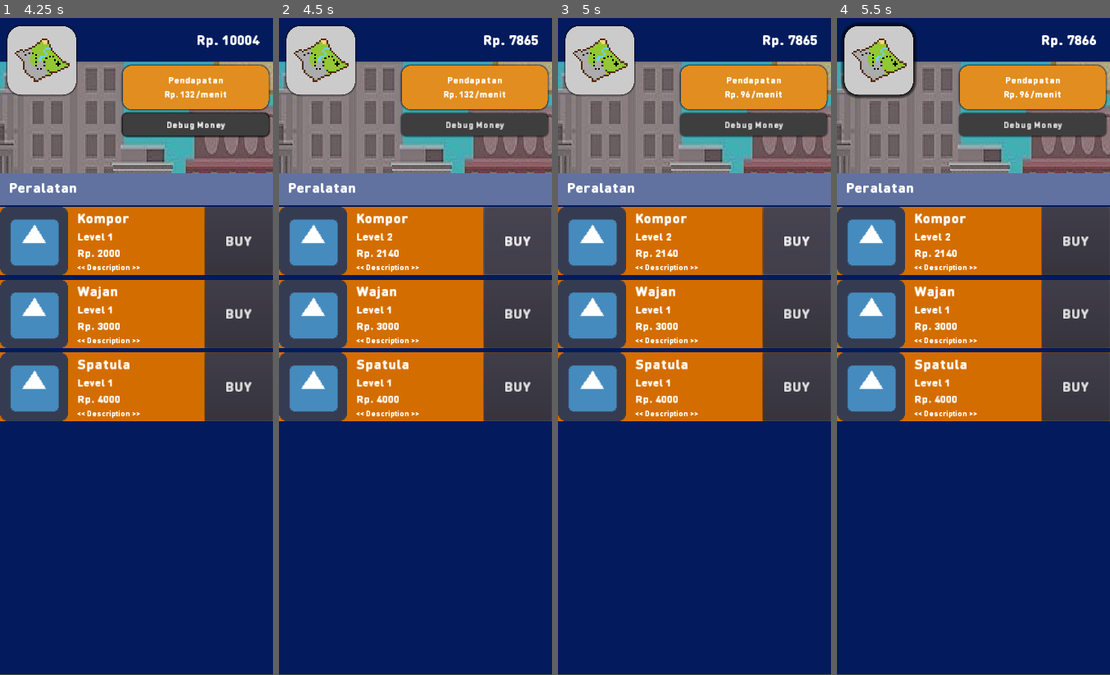
Above: before the commit, frames 1-4 (left to right).
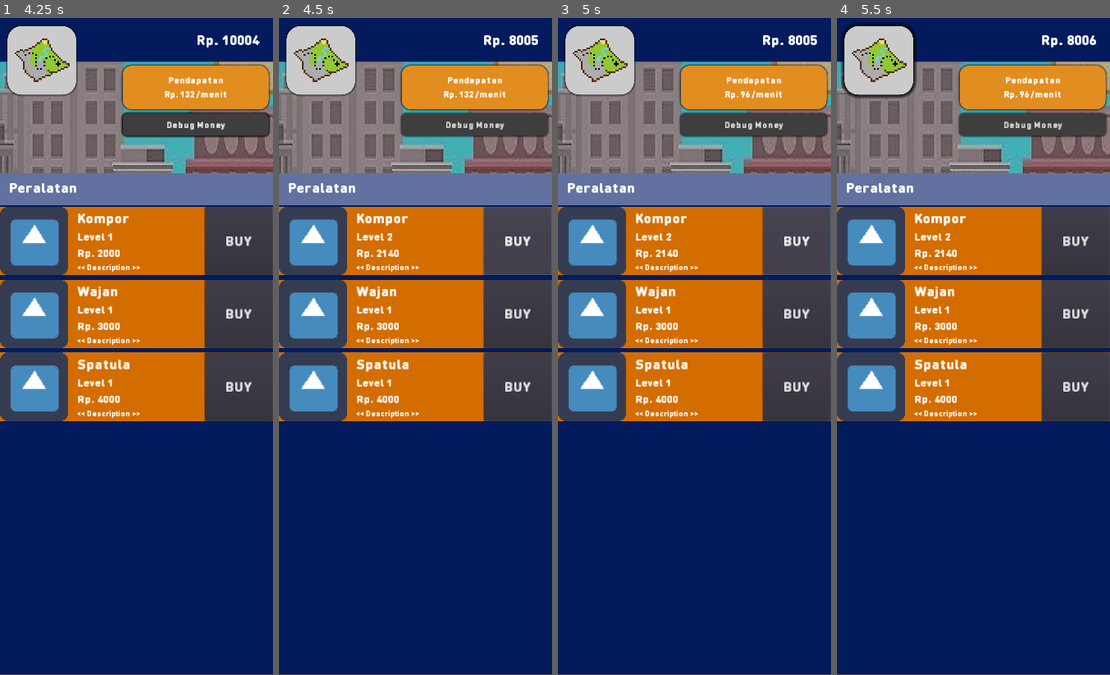
Above: after the commit, the same moments.

Repository: Zakcrust/idlegame-project
Game: Godot game, scene res://Src/View/TestView.tscn
Same seed, same stepped clock (60 frames per second), same inputs: the game is played once before the commit and once after it. The engine's default icon, where the game draws it, is replaced by a stand-in: a white triangle on a blue panel in a dark square.
Inputs (mouse positions are in pixels of both pictures, inside the frame that each line leads up to):
- Up to frame 1 (4.25 s): click "Peralatan" at 0.5 s; click "BUY" at 1.25 s; click "Ok" at 2 s; click (40, 57) at 2.75 s; click "Debug Money" at 3.5 s
- Up to frame 2 (4.5 s): click "BUY" at 4.25 s
- Up to frame 3 (5 s): no input
- Up to frame 4 (5.5 s): click (877, 57) at 5 s

Frame 1 is identical in both runs. In frame 2, less than 0.1% of the frame differs, in the area x 84-93%, y 2-5%; in frame 3, less than 0.1%; in frame 4, less than 0.1%.

Commit message:
fix item transaction

Diff:
--- a/Src/Globals/DataManager.gd
+++ b/Src/Globals/DataManager.gd
@@ -205,13 +205,14 @@
 		var temp : int = DataManager.get_tap_value()
 		temp += selected_item['effect_value']
 		DataManager.set_tap_value(temp)
+
+	var new_currency = data['currency']['money'] - selected_item['price']
+	set_money(new_currency)
+
 	selected_item['effect_value'] = floor(selected_item['effect_value'] * selected_item['effect_multiplier'])
 	selected_item['level'] += 1
 	selected_item['price'] *= selected_item['price_multiplier']
 	selected_item['price'] = floor(selected_item['price'])
-
-	var new_currency = data['currency']['money'] - selected_item['price']
-	set_money(new_currency)
 	emit_signal("item_bought", DataStatus.SUCCESS, selected_item)
 
 
